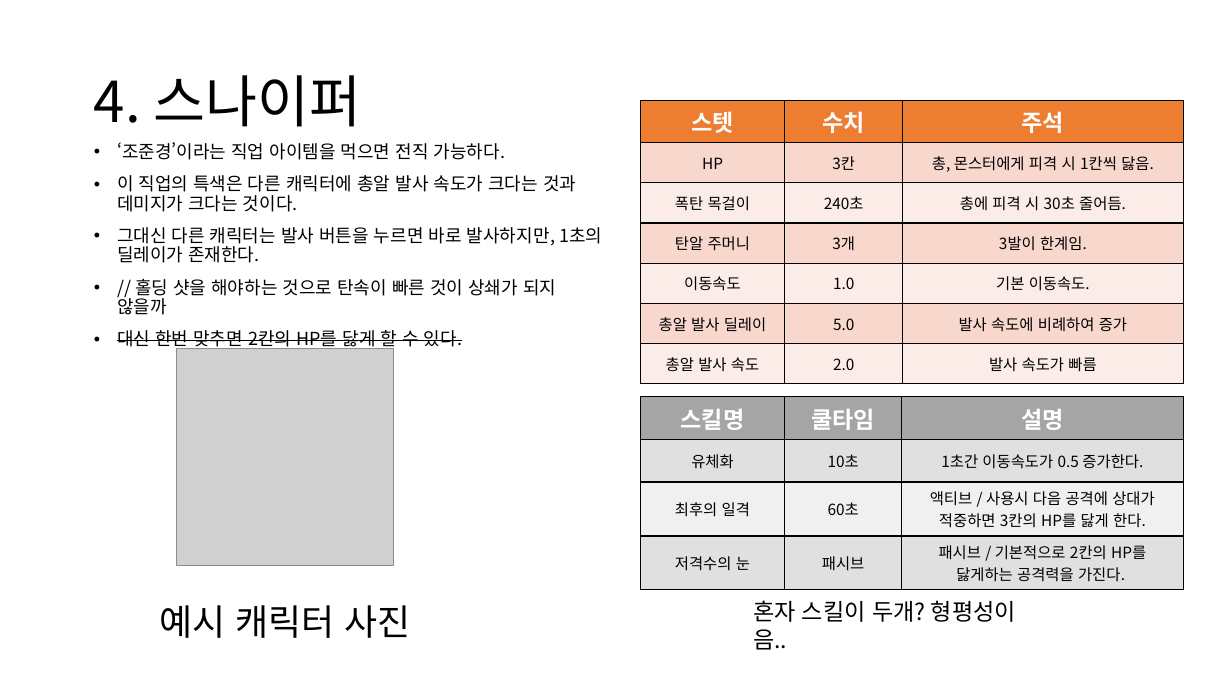
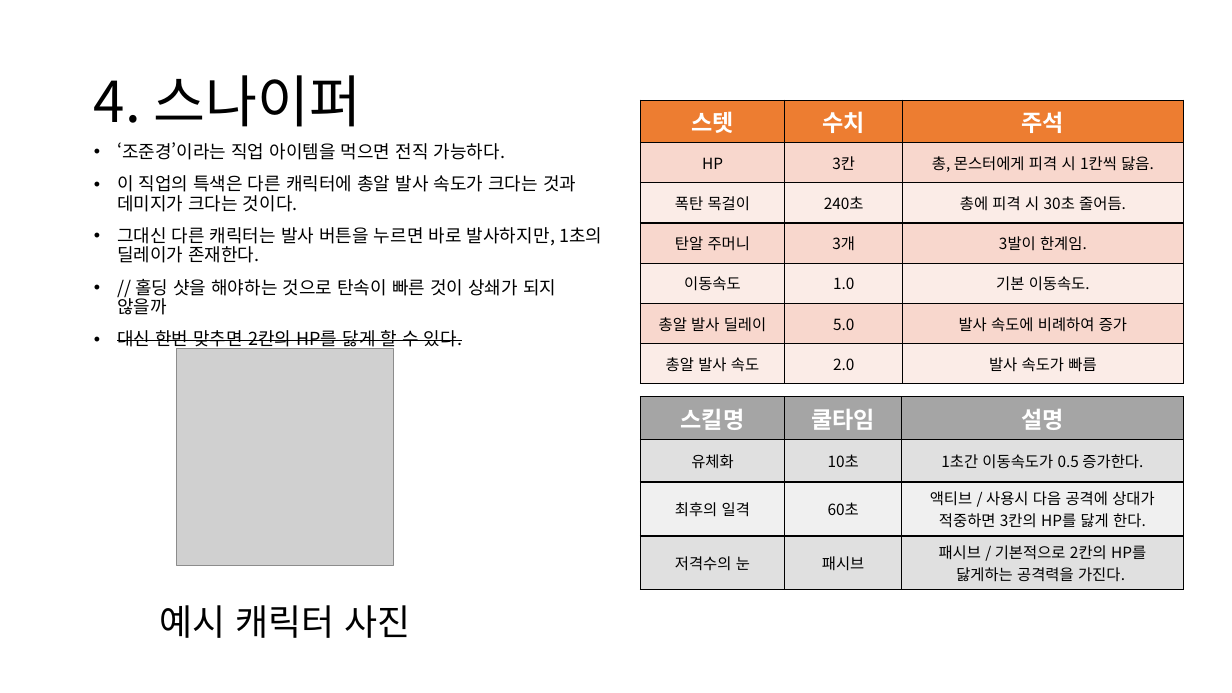
Before and after one commit to TRASHES0/MAFIA_60SECs, a slide deck: slide 5 of 기획/TRASHES 직업 기획서 - 수정 의견 이정우.pptx. Drawn at 1232x693 pixels with LibreOffice and Linux fonts; fonts in the diff are those of the drawing; grey boxes stand for pictures. Boxes give left, top, right and bottom in pixels: in the first picture for what was removed or moved away, otherwise in the second. Text is boxed around its words. In the diff, an @@ line names an element or a change of style, - is before the commit and + after.

```diff
--- a/기획/TRASHES 직업 기획서 - 수정 의견 이정우.pptx
+++ b/기획/TRASHES 직업 기획서 - 수정 의견 이정우.pptx
@@ text removed at [753,600,1016,650] @@
-혼자 스킬이 두개? 형평성이 음..
```
Also in this commit, not shown: 3 other slides changed, 1 slide removed.
